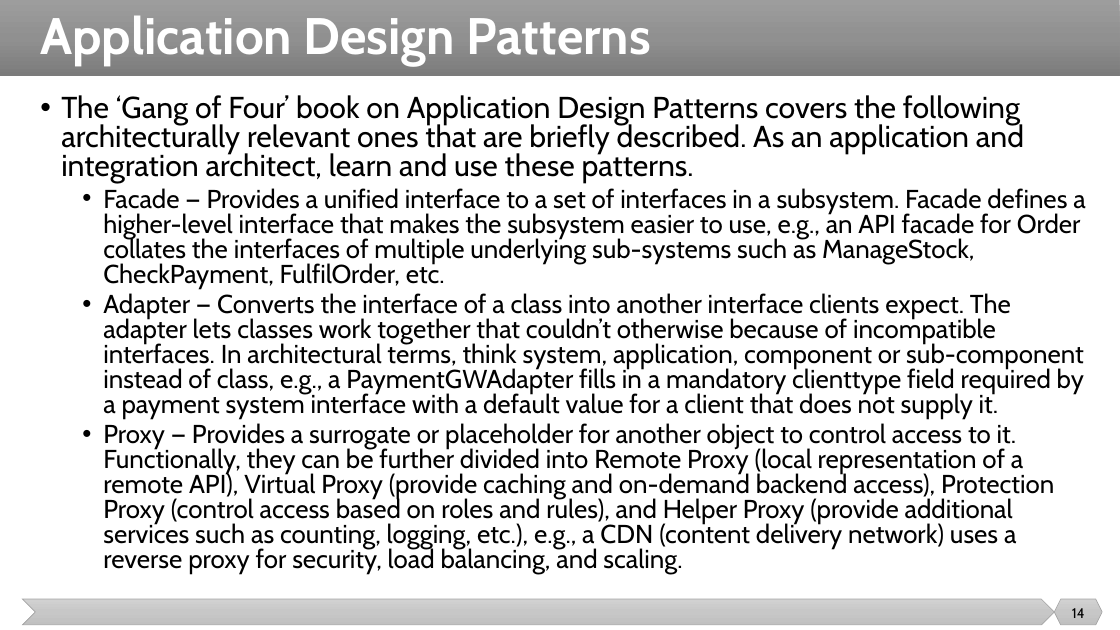
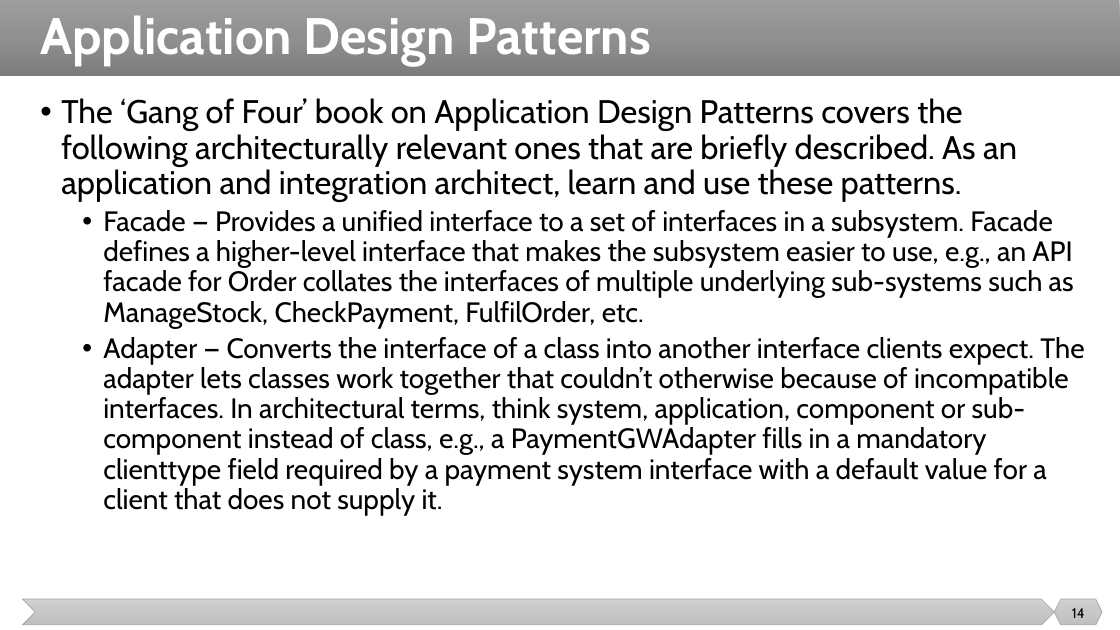
Before and after one commit to malenezi/malenezi, a slide deck: slide 14 of SE495/Lectures/4-Integration Design Patterns/Integration Design Patterns.pptx. Drawn at 1120x630 pixels with LibreOffice and Linux fonts; fonts in the diff are those of the drawing. Boxes give left, top, right and bottom in pixels: in the first picture for what was removed or moved away, otherwise in the second. Text is boxed around its words. In the diff, an @@ line names an element or a change of style, - is before the commit and + after.

```diff
--- a/SE495/Lectures/4-Integration Design Patterns/Integration Design Patterns.pptx
+++ b/SE495/Lectures/4-Integration Design Patterns/Integration Design Patterns.pptx
@@ text "The ‘Gang of Four’ book ..." at (x1=61, y1=98, x2=1084, y2=515): size 25.9 to 28 pt in "The ‘Gang of Four’ book on Application ..."; size 22.2 to 24 pt in "Facade — Provides a unified interface to ...", "Adapter — Converts the interface of a ..."; line spacing 0.8 to 0.9 @@
@@ text at (x1=103, y1=423, x2=1054, y2=573): paragraph removed @@
-  • Proxy — Provides a surrogate or placeholder for another object to control access to it. Functionally, they can be further divided into Remote Proxy (local representation of a remote API), Virtual Proxy (provide caching and on-demand backend access), Protection Proxy (control access based on roles and rules), and Helper Proxy (provide additional services such as counting, logging, etc.), e.g., a CDN (content delivery network) uses a reverse proxy for security, load balancing, and scaling.
```
Also in this commit, not shown: 1 other slide changed, 7 slides added, 6 other files.
